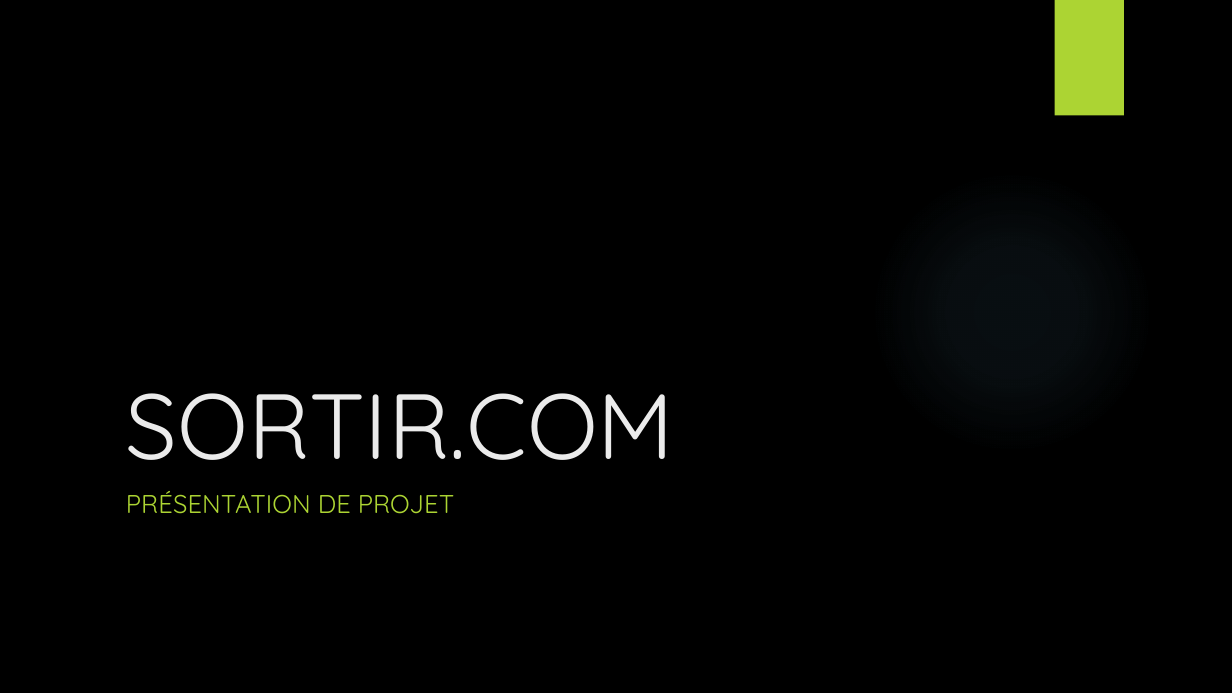
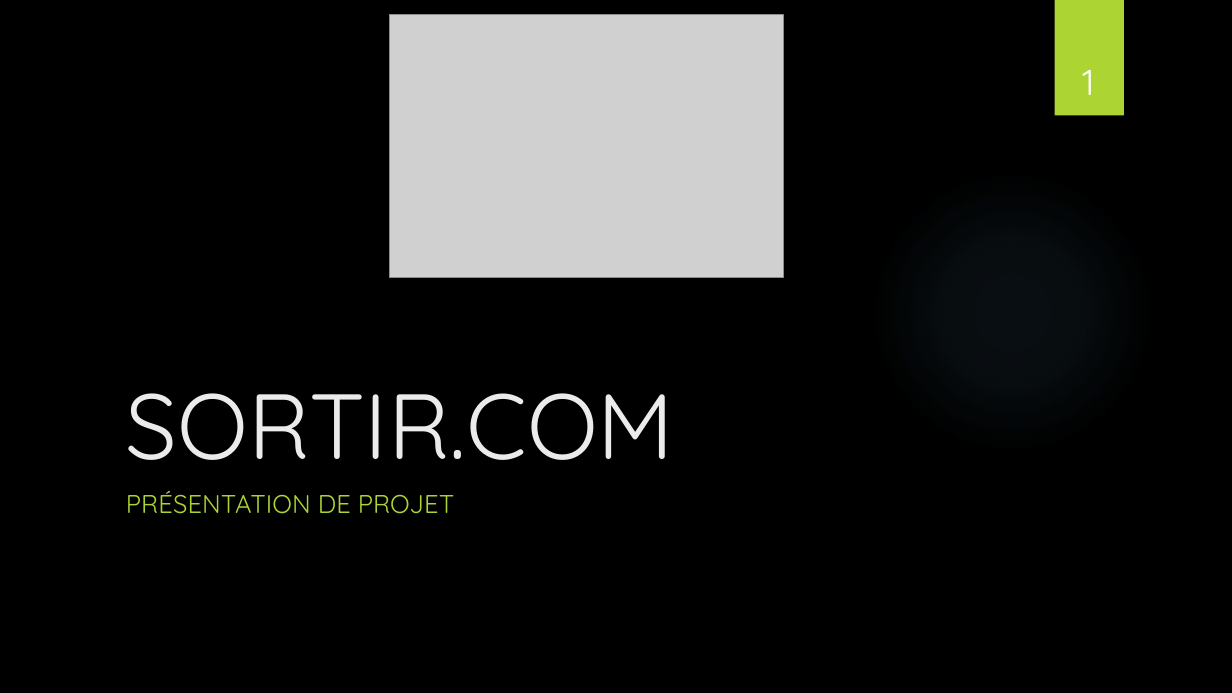
Before and after one commit to gaelherambourg/sorties.com, a slide deck: slide 1 of SORTIR.pptx. Drawn at 1232x693 pixels with LibreOffice and Linux fonts; fonts in the diff are those of the drawing; grey boxes stand for pictures; background and template pictures are left out. Boxes give left, top, right and bottom in pixels: in the first picture for what was removed or moved away, otherwise in the second. Text is boxed around its words. In the diff, an @@ line names an element or a change of style, - is before the commit and + after.

```diff
--- a/SORTIR.pptx
+++ b/SORTIR.pptx
@@ picture added at <box>390,15,784,278</box> @@
@@ page number added at <box>1082,70,1094,95</box>, 28 pt, text #FFFFFF @@
+1
```
Also in this commit, not shown: 8 other slides changed, 3 slides added, 1 other file.
